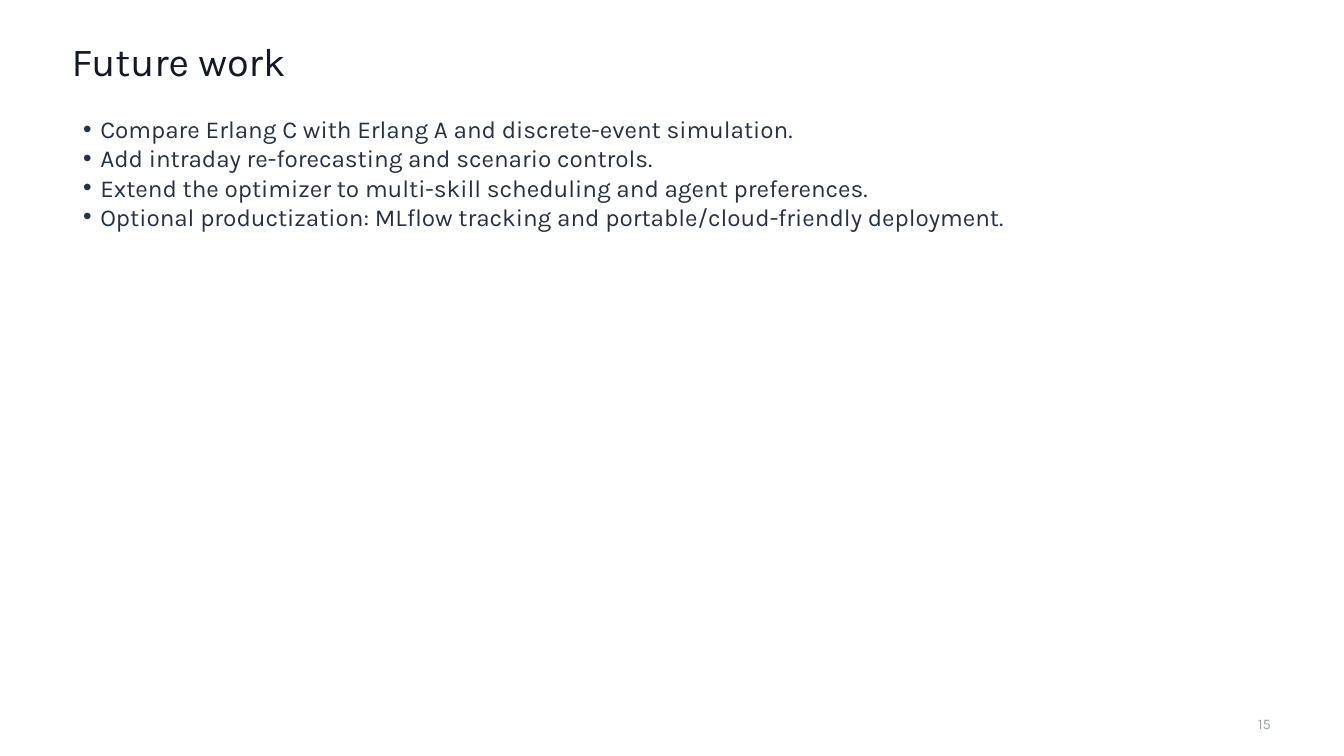
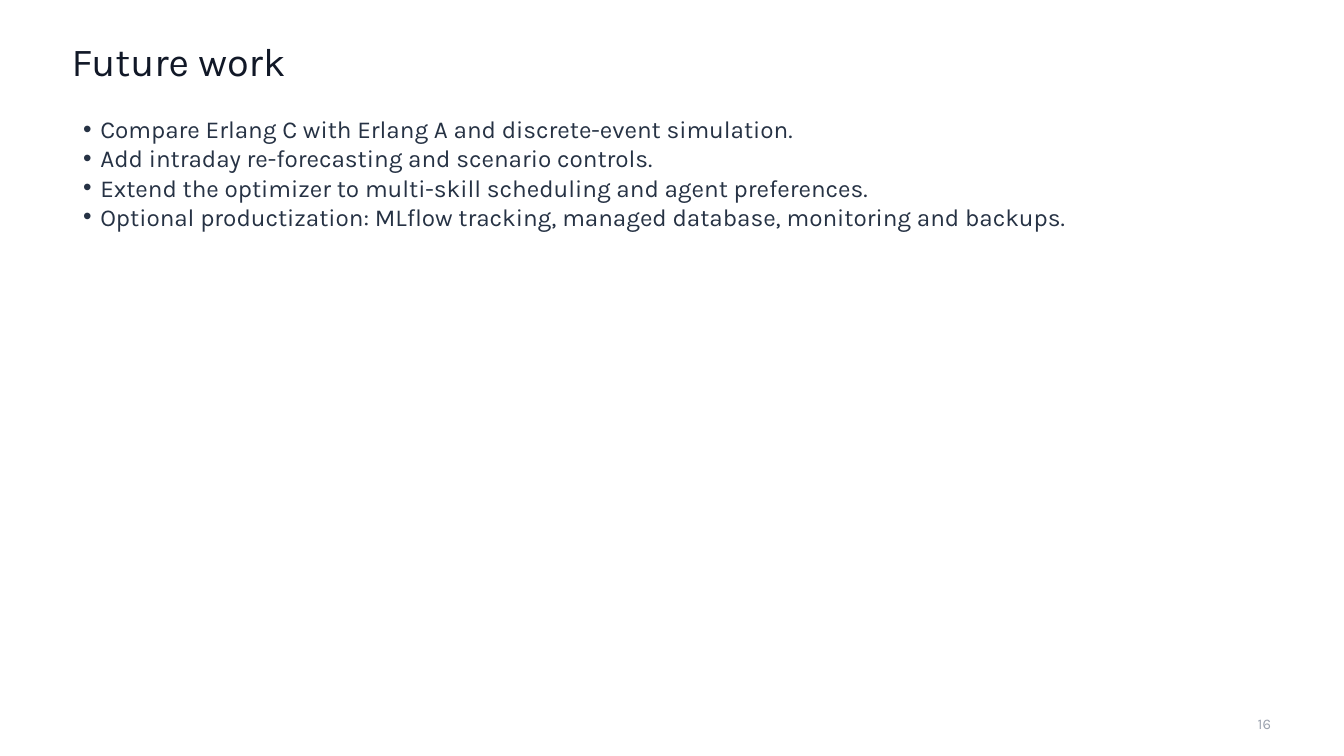
Before and after one commit to vartsab/call-center-WFM, a slide deck: slide 16 of docs/final/Презентація_чернетка.pptx (slide 15 before the commit). Drawn at 1344x756 pixels with LibreOffice and Linux fonts; fonts in the diff are those of the drawing. Boxes give left, top, right and bottom in pixels: in the first picture for what was removed or moved away, otherwise in the second. Text is boxed around its words. In the diff, an @@ line names an element or a change of style, - is before the commit and + after.

Commit message:
Finalize portfolio deployment and documentation

```diff
--- a/docs/final/Презентація_чернетка.pptx
+++ b/docs/final/Презентація_чернетка.pptx
@@ text at [100, 209, 1065, 232]: text changed @@
-• Optional productization: MLflow tracking and portable/cloud-friendly deployment.
+• Optional productization: MLflow tracking, managed database, monitoring and backups.
```
Also in this commit, not shown: 4 other slides changed, 1 slide added, 51 other files.
